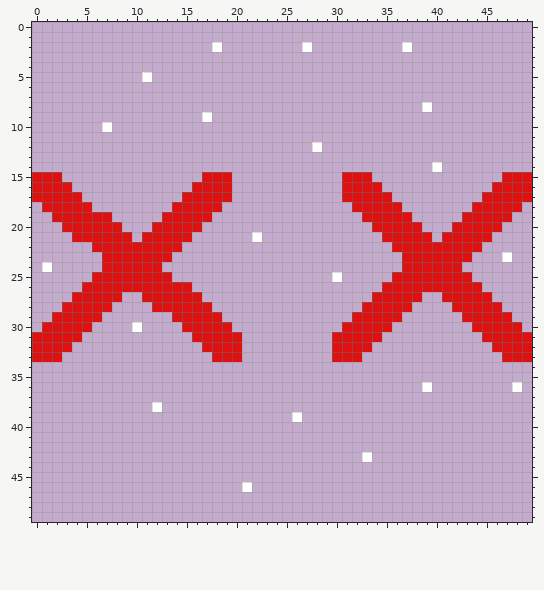
Two versions of one pixel-art sprite, assets/blinded.png. The picture above was drawn from the file before the commit.
The file is 50x50 pixels.
Now the later version:
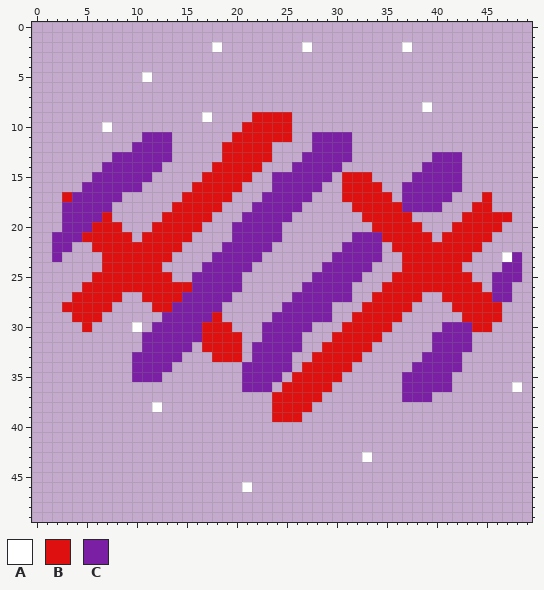
Palette (. is transparent): A #ffffff  B #de1010  C #7b20a4
Difference:
There is now colour B in row 9 at x 22 to 25; in row 10 at x 21 to 25; in row 11 at x 20 to 25; in rows 12 to 13 at x 19 to 23; in row 14 at x 18 to 22; in row 15 at x 20 to 21.
There is now colour B in row 16 at x 20; in row 32 at x 29; in row 33 at x 28 to 29; in row 34 at x 27 to 31; in row 35 at x 26 to 30; in row 36 at x 25 to 29.
There is now colour B in row 37 at x 24 to 28; in row 38 at x 24 to 27; in row 39 at x 24 to 25.
The edit turns colour A into colour B in row 39 at x 26.
There is now colour C in row 11 at x 11 to 13 and 28 to 31; in row 12 at x 10 to 13 and 29 to 31; in row 13 at x 8 to 13, 27 to 31 and 40 to 42; in row 14 at x 7 to 12, 26 to 30, 39 and 41 to 42; in row 15 at x 6 to 11, 24 to 29 and 38 to 42; in row 16 at x 5 to 10, 24 to 28 and 37 to 42.
There is now colour C in row 17 at x 5 to 8, 23 to 27 and 37 to 41; in row 18 at x 6 to 7, 22 to 26 and 37 to 40; in row 19 at x 21 to 25; in row 20 at x 20 to 24; in row 21 at x 2 to 3, 20 to 21, 23 to 24 and 32 to 34; in row 22 at x 2 to 3, 19 to 23 and 31 to 34.
There is now colour C in row 23 at x 2, 18 to 22, 30 to 34 and 48; in row 24 at x 17 to 21, 29 to 33 and 47 to 48; in row 25 at x 16 to 20, 28 to 29, 31 to 32 and 46 to 48; in row 26 at x 16 to 20, 27 to 31 and 46 to 47; in row 27 at x 17 to 19, 26 to 31 and 46 to 47; in row 28 at x 18 and 25 to 29.
There is now colour C in row 29 at x 13 and 24 to 29; in row 30 at x 12 to 14, 23 to 27 and 41 to 43; in row 31 at x 11 to 15, 23 to 26 and 40 to 43; in row 32 at x 11 to 15, 22 to 26 and 40 to 43; in row 33 at x 10 to 14, 22 to 25 and 39 to 42; in row 34 at x 10 to 13, 21 to 25 and 38 to 42.
There is now colour C in row 35 at x 10 to 12, 21 to 24 and 37 to 41; in row 36 at x 21 to 23, 37 to 38 and 40 to 41; in row 37 at x 37 to 39.
The edit turns colour A into colour C in row 12 at x 28; in row 14 at x 40; in row 21 at x 22; in row 25 at x 30; in row 36 at x 39.
The edit turns colour B into colour C in row 17 at x 4; in row 18 at x 3 to 5; in row 19 at x 3 to 6; in row 20 at x 3 to 5; in row 21 at x 4; in row 27 at x 15 to 16.
The edit turns colour B into colour C in rows 28 to 29 at x 14 to 17; in row 30 at x 15 to 16; in row 31 at x 16.
The edit erases colour A in row 24 at x 1.
The edit erases colour B in row 15 at x 0 to 2 and 47 to 49; in row 16 at x 0 to 3 and 46 to 49; in row 17 at x 0 to 2 and 46 to 49; in row 18 at x 1 to 2 and 46 to 48; in row 19 at x 2; in row 29 at x 2 to 3 and 47.
The edit erases colour B in row 30 at x 1 to 4 and 46 to 48; in row 31 at x 0 to 4 and 45 to 49; in row 32 at x 0 to 3 and 46 to 49; in row 33 at x 0 to 2 and 47 to 49.
